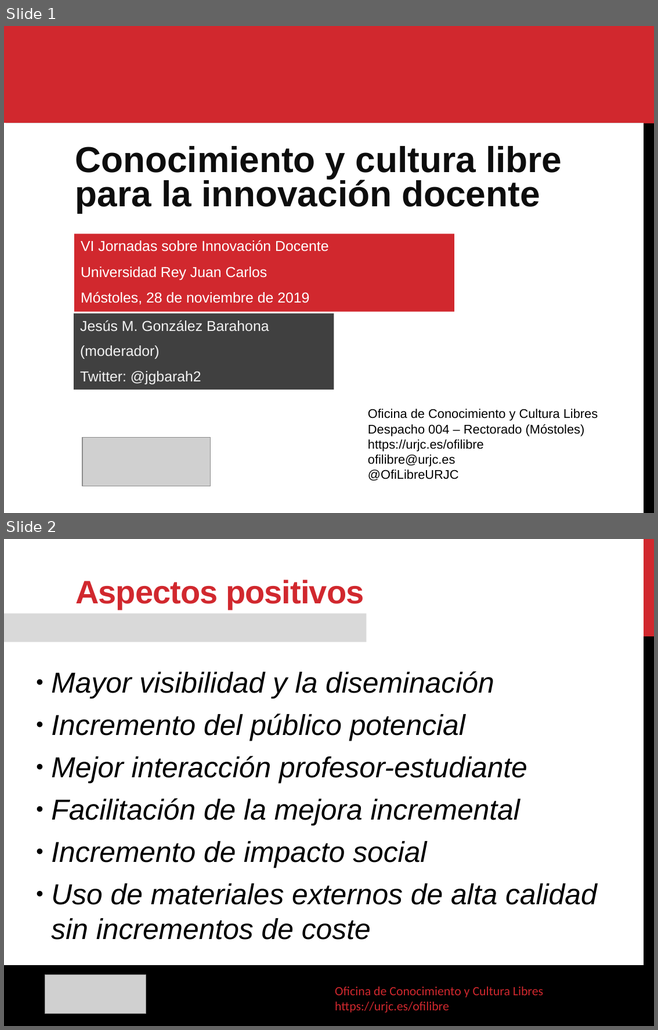
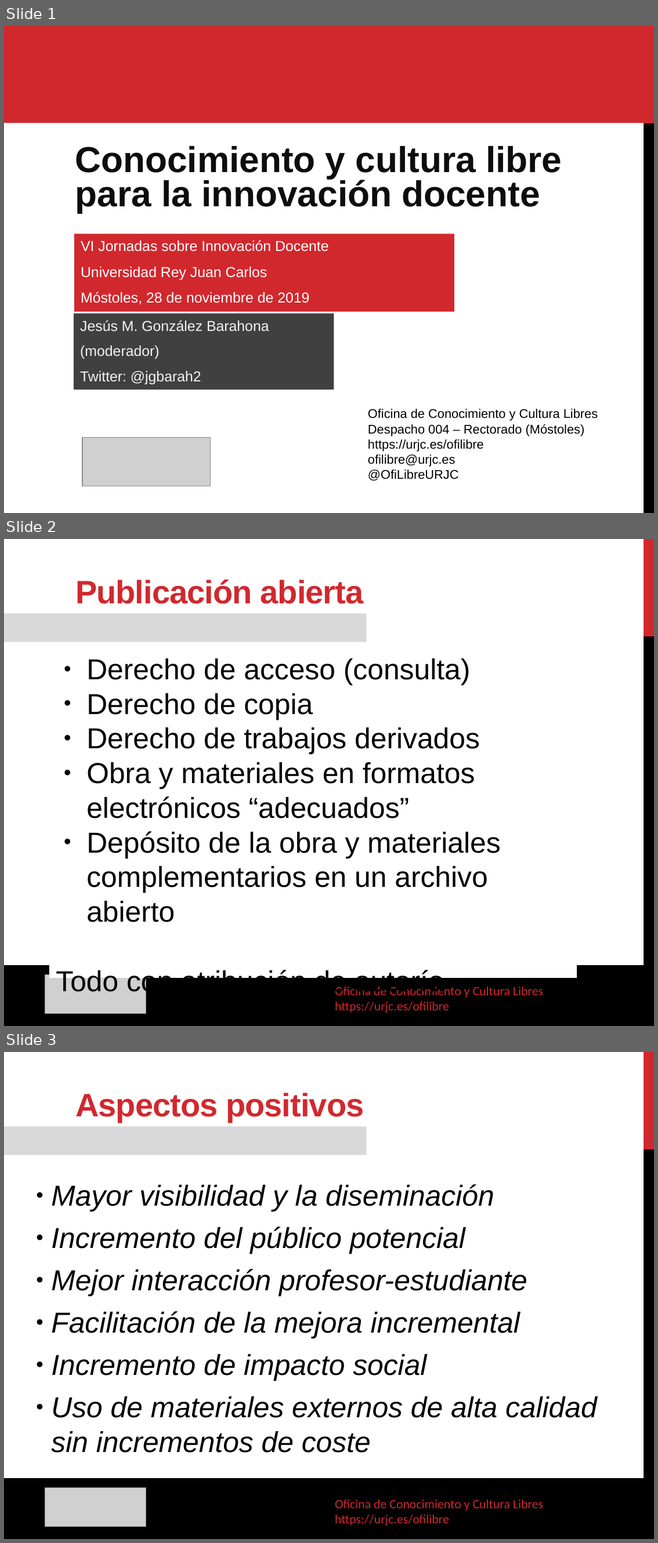
Before and after one commit to gabrielIzquierdo/OfiLibreGabri.github.io, a slide deck: transpas/mesa-docencia-libre/general.odp. Shown one above the other, each under a label of ours: slides 1 and 2 before the commit, slides 1, 2 and 3 after it. The pictures are 658x1030 and 658x1543 pixels, drawn with LibreOffice and Linux fonts; fonts in the diff are those of the drawing; grey boxes stand for pictures. Boxes give left, top, right and bottom in pixels: in the first picture for what was removed or moved away, otherwise in the second. Text is boxed around its words. In the diff, an @@ line names an element or a change of style, - is before the commit and + after.

Commit message:
Añadiendo definición de publicación abierta.

```diff
--- a/transpas/mesa-docencia-libre/general.odp
+++ b/transpas/mesa-docencia-libre/general.odp
@@ slide 2 added at box(4, 539, 654, 1026), background #FFFFFF; not listed: 2 template elements that a slide beside it also shows @@
@@ text added at box(75, 580, 364, 604), 36 pt, text #D1282E, bold @@
+Publicación abierta
@@ rectangle added at box(4, 614, 366, 642), fill #D9D9D9 @@
@@ rectangle added at box(49, 647, 576, 977), fill #FFFFFF, outline #FFFFFF 0 pt, 32 pt, text #000000 @@
+● Derecho de acceso (consulta)
+● Derecho de copia
+● Derecho de trabajos derivados
+● Obra y materiales en formatos electrónicos “adecuados”
+● Depósito de la obra y materiales complementarios en un archivo abierto
+Todo con atribución de autoría
@@ freeform shape added at box(4, 965, 654, 1026), fill #000000 @@
@@ picture added at box(45, 975, 146, 1013) @@
@@ text added at box(335, 987, 543, 1013), 14 pt, text #D1282E @@
+Oficina de Conocimiento y Cultura Libres
+https://urjc.es/ofilibre
@@ what was slide 2 is now slide 3 @@
```
Also in this commit, not shown: 1 other file.
